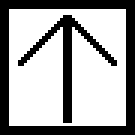
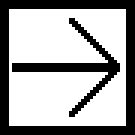
Comparing the layer stacks of the two (135, 135) images. Changes:
painted on "robot_arrow" over bbox(12, 15, 120, 123)
